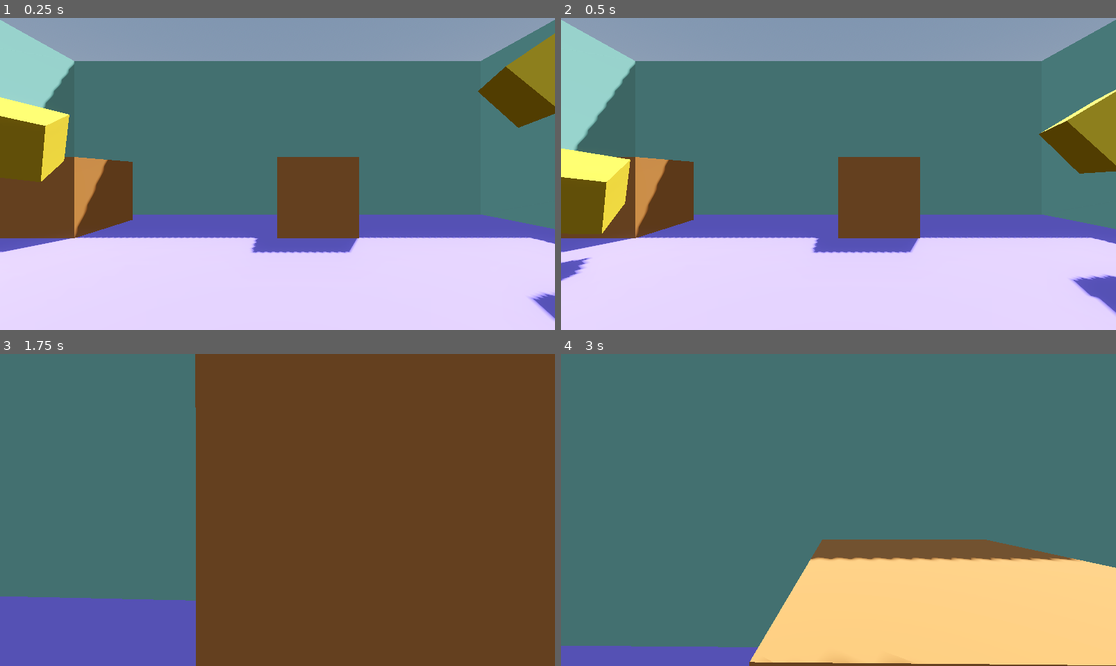
Above: before the commit, frames 1-4 (two rows, left to right).
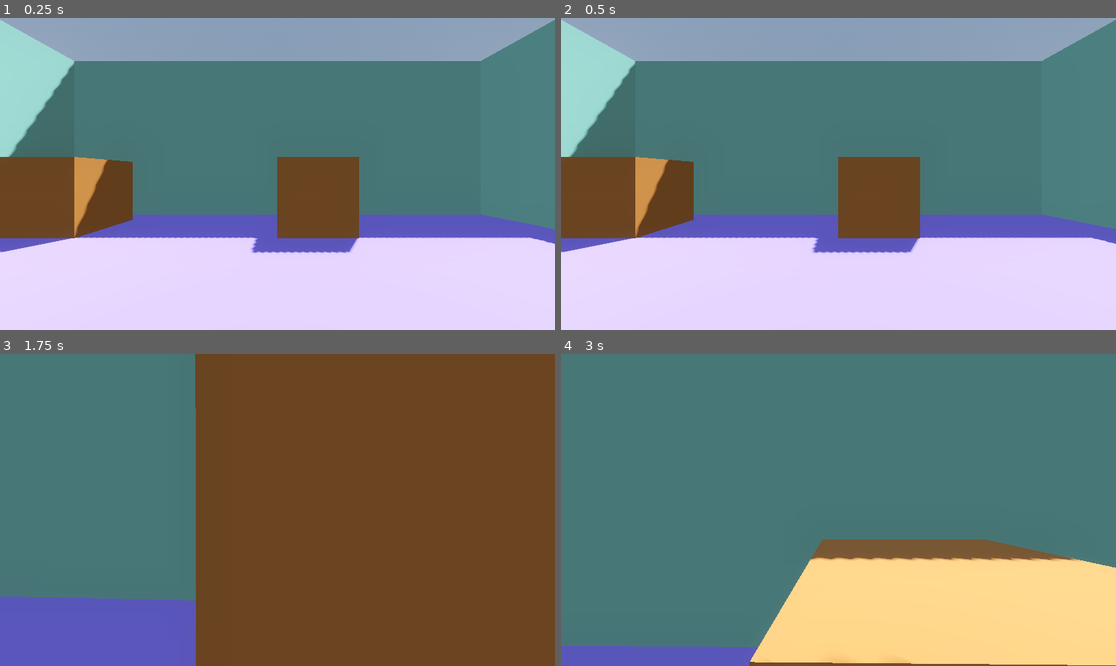
Above: after the commit, the same moments.

Repository: Tayacan/GameOff2023
Game: Godot game, scene res://scenes/playground.tscn
Two runs of this game, one before a commit and one after it. Both use one fixed random seed, a clock stepped at 60 frames per second and the inputs below.
Inputs (mouse positions are in pixels of both pictures, inside the frame that each line leads up to):
- Up to frame 1 (0.25 s): no input
- Up to frame 2 (0.5 s): no input
- Up to frame 3 (1.75 s): move the mouse to (305, 510) at 0.52 s; hold W (move_forward) from 0.53 s (still down); click (305, 510) at 0.6 s; tap Space (jump) at 0.77, 1.52 s; move the mouse to (249, 510) at 1.27 s; click (249, 510) at 1.35 s
- Up to frame 4 (3 s): keep holding W (move_forward); tap Enter at 2 s; move the mouse to (849, 503) at 2.02 s; click (849, 503) at 2.1 s; tap Space (jump) at 2.75 s; move the mouse to (832, 516) at 2.77 s; click (832, 516) at 2.85 s

The runs differ from the first frame. In frame 1, 4.9% of the frame differs, in the area x 0-100%, y 4-98%; in frame 2, 4.6%; in frame 3, less than 0.1%; in frame 4, less than 0.1%.

Commit message:
Looking at objects and clicking on them

Diff:
--- a/boxes/box.tscn
+++ b/boxes/box.tscn
@@ -1,25 +1,20 @@
-[gd_scene load_steps=5 format=3 uid="uid://dranormtiujx8"]
+[gd_scene load_steps=4 format=3 uid="uid://ijgj4cyrxngg"]
 
 [ext_resource type="Material" uid="uid://pnj0vkkry7d0" path="res://materials/yellow.tres" id="1_861mp"]
 
-[sub_resource type="PhysicsMaterial" id="PhysicsMaterial_y8gjn"]
-friction = 0.9
-rough = true
+[sub_resource type="BoxMesh" id="BoxMesh_rvsql"]
+size = Vector3(2, 2, 2)
 
-[sub_resource type="BoxShape3D" id="BoxShape3D_i23eb"]
+[sub_resource type="BoxShape3D" id="BoxShape3D_qrk3p"]
+size = Vector3(2, 2, 2)
 
-[sub_resource type="BoxMesh" id="BoxMesh_skvu0"]
+[node name="Box" type="AnimatableBody3D"]
 
-[node name="Box" type="RigidBody3D"]
-transform = Transform3D(0.745243, -0.433543, 0.50661, 0.666793, 0.484551, -0.566214, 2.98023e-08, 0.759771, 0.650191, 0, 0, 0)
-mass = 2.5
-physics_material_override = SubResource("PhysicsMaterial_y8gjn")
-max_contacts_reported = 5
+[node name="MeshInstance3D" type="MeshInstance3D" parent="."]
+transform = Transform3D(1, 0, 0, 0, 1, 0, 0, 0, 1, 0, 1, 0)
+mesh = SubResource("BoxMesh_rvsql")
+surface_material_override/0 = ExtResource("1_861mp")
 
 [node name="CollisionShape3D" type="CollisionShape3D" parent="."]
-shape = SubResource("BoxShape3D_i23eb")
-
-[node name="MeshInstance3D" type="MeshInstance3D" parent="."]
-material_override = ExtResource("1_861mp")
-mesh = SubResource("BoxMesh_skvu0")
-skeleton = NodePath("../..")
+transform = Transform3D(1, 0, 0, 0, 1, 0, 0, 0, 1, 0, 1, 0)
+shape = SubResource("BoxShape3D_qrk3p")
--- /dev/null
+++ b/boxes/box_physics.tscn
@@ -0,0 +1,25 @@
+[gd_scene load_steps=5 format=3 uid="uid://dranormtiujx8"]
+
+[ext_resource type="Material" uid="uid://pnj0vkkry7d0" path="res://materials/yellow.tres" id="1_861mp"]
+
+[sub_resource type="PhysicsMaterial" id="PhysicsMaterial_y8gjn"]
+friction = 0.9
+rough = true
+
+[sub_resource type="BoxShape3D" id="BoxShape3D_i23eb"]
+
+[sub_resource type="BoxMesh" id="BoxMesh_skvu0"]
+
+[node name="Box" type="RigidBody3D"]
+transform = Transform3D(0.745243, -0.433543, 0.50661, 0.666793, 0.484551, -0.566214, 2.98023e-08, 0.759771, 0.650191, 0, 0, 0)
+mass = 2.5
+physics_material_override = SubResource("PhysicsMaterial_y8gjn")
+max_contacts_reported = 5
+
+[node name="CollisionShape3D" type="CollisionShape3D" parent="."]
+shape = SubResource("BoxShape3D_i23eb")
+
+[node name="MeshInstance3D" type="MeshInstance3D" parent="."]
+material_override = ExtResource("1_861mp")
+mesh = SubResource("BoxMesh_skvu0")
+skeleton = NodePath("../..")
--- /dev/null
+++ b/player/LookRay.gd
@@ -0,0 +1,44 @@
+extends RayCast3D
+
+signal started_looking_at_item(body: PhysicsBody3D)
+signal stopped_looking_at_item(body: PhysicsBody3D)
+
+var looking_at: PhysicsBody3D = null
+
+# Called every frame. 'delta' is the elapsed time since the previous frame.
+func _process(_delta):
+	var obj = get_collider()
+	if obj is PhysicsBody3D:
+		if obj != looking_at:
+			if looking_at != null:
+				stopped_looking_at_item.emit(looking_at)
+			looking_at = obj
+			started_looking_at_item.emit(looking_at)
+	else:
+		if looking_at != null:
+			stopped_looking_at_item.emit(looking_at)
+			looking_at = null
+
+func highlight(body: GeometryInstance3D):
+	var material : Material = StandardMaterial3D.new()
+	material.transparency = BaseMaterial3D.TRANSPARENCY_ALPHA
+	material.albedo_color = Color(1, 1, 1, 0.2)
+	material.emission_enabled = true
+	material.emission = Color(0.2, 0.2, 0.8)
+
+	body.material_overlay = material
+
+func remove_highlight(body: GeometryInstance3D):
+	body.material_overlay = null
+
+
+func _on_started_looking_at_item(body):
+	for child in body.get_children():
+		if child is GeometryInstance3D:
+			highlight(child)
+
+
+func _on_stopped_looking_at_item(body):
+	for child in body.get_children():
+		if child is GeometryInstance3D:
+			remove_highlight(child)
--- a/player/PlayerController.gd
+++ b/player/PlayerController.gd
@@ -16,20 +16,12 @@
 # Get the gravity from the project settings to be synced with RigidBody nodes.
 var gravity = ProjectSettings.get_setting("physics/3d/default_gravity")
 
-func _ready():
-	Input.mouse_mode = Input.MOUSE_MODE_CAPTURED
 
 func _unhandled_input(event):
-	if event is InputEventMouseButton:
-		Input.mouse_mode = Input.MOUSE_MODE_CAPTURED
-	elif event is InputEventMouseMotion:
+	if event is InputEventMouseMotion:
 		mouse_move = event.relative
 
 func _physics_process(delta):
-	# Mouse mode
-	if Input.is_action_just_pressed("ui_cancel"):
-		Input.mouse_mode = Input.MOUSE_MODE_VISIBLE
-
 	# Camera rotation
 	camera_rotation(mouse_move, delta)
 	mouse_move.x = 0
@@ -52,7 +44,7 @@
 	else:
 		current_speed = SPEED
 
-	var position = transform.origin
+	var current_position = transform.origin
 	if is_on_floor():
 		velocity.x = direction.x * current_speed
 		velocity.z = direction.z * current_speed
@@ -61,7 +53,7 @@
 		velocity.z = lerp(velocity.z, direction.z * current_speed, delta * 2)
 
 	move_and_slide()
-	push(transform.origin - position)
+	push(transform.origin - current_position)
 
 	push_rbs()
 
@@ -84,9 +76,8 @@
 
 func push(vel: Vector3):
 	if obj_to_push:
-		var vec_to_obj = obj_to_push.transform.origin - transform.origin
-		var d = vel.normalized().dot(vec_to_obj.normalized())
-		print_debug(d)
+		var direction_to_obj = transform.origin.direction_to(obj_to_push.transform.origin)
+		var d = vel.normalized().dot(direction_to_obj)
 		if d > 0.5:
 			obj_to_push.move_and_collide(vel)
 
--- /dev/null
+++ b/player/links.gd
@@ -0,0 +1,19 @@
+extends Node3D
+
+var obj_to_link : PhysicsBody3D = null
+
+# Called when the node enters the scene tree for the first time.
+func _ready():
+	pass # Replace with function body.
+
+# Called every frame. 'delta' is the elapsed time since the previous frame.
+func _process(delta):
+	if Input.is_action_just_pressed("link") and obj_to_link:
+		print_debug("Clicked on: " + str(obj_to_link))
+
+func _on_started_looking_at_item(body: PhysicsBody3D):
+	obj_to_link = body
+
+
+func _on_stopped_looking_at_item(body):
+	obj_to_link = null
--- a/player/player.tscn
+++ b/player/player.tscn
@@ -1,6 +1,8 @@
-[gd_scene load_steps=5 format=3 uid="uid://bt16jtq300lur"]
+[gd_scene load_steps=7 format=3 uid="uid://bt16jtq300lur"]
 
 [ext_resource type="Script" path="res://player/PlayerController.gd" id="1_t4f5s"]
+[ext_resource type="Script" path="res://player/LookRay.gd" id="2_j518k"]
+[ext_resource type="Script" path="res://player/links.gd" id="3_4tyvl"]
 
 [sub_resource type="CapsuleMesh" id="CapsuleMesh_wyxfp"]
 
@@ -23,6 +25,10 @@
 
 [node name="Camera3D" type="Camera3D" parent="Head"]
 
+[node name="LookRay" type="RayCast3D" parent="Head/Camera3D"]
+target_position = Vector3(0, 0, -5)
+script = ExtResource("2_j518k")
+
 [node name="PushArea" type="Area3D" parent="Head"]
 transform = Transform3D(1, 0, 0, 0, 1, 0, 0, 0, 1, 0, -0.579977, -1)
 
@@ -30,5 +36,12 @@
 transform = Transform3D(1, 0, 0, 0, 1, 0, 0, 0, 1, 0, 0, 0.5)
 shape = SubResource("BoxShape3D_4b4fj")
 
+[node name="Linker" type="Node3D" parent="."]
+script = ExtResource("3_4tyvl")
+
+[connection signal="started_looking_at_item" from="Head/Camera3D/LookRay" to="Head/Camera3D/LookRay" method="_on_started_looking_at_item"]
+[connection signal="started_looking_at_item" from="Head/Camera3D/LookRay" to="Linker" method="_on_started_looking_at_item"]
+[connection signal="stopped_looking_at_item" from="Head/Camera3D/LookRay" to="Head/Camera3D/LookRay" method="_on_stopped_looking_at_item"]
+[connection signal="stopped_looking_at_item" from="Head/Camera3D/LookRay" to="Linker" method="_on_stopped_looking_at_item"]
 [connection signal="body_entered" from="Head/PushArea" to="." method="_on_body_entered_push_area"]
 [connection signal="body_exited" from="Head/PushArea" to="." method="_on_body_exited_push_area"]
--- a/project.godot
+++ b/project.godot
@@ -46,3 +46,8 @@
 "events": [Object(InputEventKey,"resource_local_to_scene":false,"resource_name":"","device":-1,"window_id":0,"alt_pressed":false,"shift_pressed":false,"ctrl_pressed":false,"meta_pressed":false,"pressed":false,"keycode":0,"physical_keycode":32,"key_label":0,"unicode":32,"echo":false,"script":null)
 ]
 }
+link={
+"deadzone": 0.5,
+"events": [Object(InputEventMouseButton,"resource_local_to_scene":false,"resource_name":"","device":-1,"window_id":0,"alt_pressed":false,"shift_pressed":false,"ctrl_pressed":false,"meta_pressed":false,"button_mask":1,"position":Vector2(175, 12),"global_position":Vector2(179, 55),"factor":1.0,"button_index":1,"canceled":false,"pressed":true,"double_click":false,"script":null)
+]
+}
--- /dev/null
+++ b/scenes/GameControl.gd
@@ -0,0 +1,15 @@
+extends Node3D
+
+
+func _ready():
+	Input.mouse_mode = Input.MOUSE_MODE_CAPTURED
+
+func _unhandled_input(event):
+	if event is InputEventMouseButton:
+		Input.mouse_mode = Input.MOUSE_MODE_CAPTURED
+
+# Called every frame. 'delta' is the elapsed time since the previous frame.
+func _process(delta):
+	# Mouse mode
+	if Input.is_action_just_pressed("ui_cancel"):
+		Input.mouse_mode = Input.MOUSE_MODE_VISIBLE
--- a/scenes/playground.tscn
+++ b/scenes/playground.tscn
@@ -4,7 +4,9 @@
 [ext_resource type="Material" uid="uid://dg7xodm5ordwh" path="res://materials/purple.tres" id="2_fstnw"]
 [ext_resource type="Material" uid="uid://xnjqbca5n6vj" path="res://materials/blue_green.tres" id="2_ynlgk"]
 [ext_resource type="Material" uid="uid://c6t3ysmetu6ig" path="res://materials/orange.tres" id="3_di84c"]
-[ext_resource type="PackedScene" uid="uid://dranormtiujx8" path="res://boxes/box.tscn" id="5_fo08u"]
+[ext_resource type="PackedScene" uid="uid://dranormtiujx8" path="res://boxes/box_physics.tscn" id="5_fo08u"]
+[ext_resource type="PackedScene" uid="uid://ijgj4cyrxngg" path="res://boxes/box.tscn" id="6_7vcvm"]
+[ext_resource type="Script" path="res://scenes/GameControl.gd" id="7_joxcs"]
 
 [sub_resource type="ProceduralSkyMaterial" id="ProceduralSkyMaterial_ifgpx"]
 sky_horizon_color = Color(0.64625, 0.65575, 0.67075, 1)
@@ -18,12 +20,7 @@
 sky = SubResource("Sky_qti6a")
 tonemap_mode = 2
 glow_enabled = true
-
-[sub_resource type="BoxMesh" id="BoxMesh_rvsql"]
-size = Vector3(2, 2, 2)
-
-[sub_resource type="BoxShape3D" id="BoxShape3D_qrk3p"]
-size = Vector3(2, 2, 2)
+glow_bloom = 0.09
 
 [node name="Playground" type="Node3D"]
 
@@ -157,30 +154,19 @@
 
 [node name="Room1 boxes" type="Node3D" parent="."]
 
-[node name="Box 1" parent="Room1 boxes" instance=ExtResource("5_fo08u")]
-transform = Transform3D(0.745243, -0.433543, 0.50661, 0.57746, 0.039748, -0.815451, 0.333397, 0.900257, 0.279975, 4.54504, 3.47046, -3.44117)
+[node name="Box" parent="Room1 boxes" instance=ExtResource("5_fo08u")]
+transform = Transform3D(0.745243, -0.433543, 0.50661, 0.666793, 0.484551, -0.566214, 2.98023e-08, 0.759771, 0.650191, 2, 6, -2)
 
-[node name="Box 2" parent="Room1 boxes" instance=ExtResource("5_fo08u")]
-transform = Transform3D(0.745243, -0.433543, 0.50661, 0.666793, 0.484551, -0.566214, 2.98023e-08, 0.759771, 0.650191, 1.7312, 6.58122, 0)
-
-[node name="Box 3" parent="Room1 boxes" instance=ExtResource("5_fo08u")]
-transform = Transform3D(0.372621, 0.44121, 0.816387, 0.892329, -0.411872, -0.18469, 0.25476, 0.797306, -0.547177, -4.45496, 2.47046, -3.44117)
-
-[node name="Box 4" parent="Room1 boxes" instance=ExtResource("5_fo08u")]
-transform = Transform3D(0.372621, 0.44121, 0.816387, 0.892329, -0.411872, -0.18469, 0.25476, 0.797306, -0.547177, -1.5714, 2.47046, 2.92571)
-
-[node name="Box 5" parent="Room1 boxes" instance=ExtResource("5_fo08u")]
-transform = Transform3D(0.573328, -0.580205, -0.578496, -0.778712, -0.166334, -0.60493, 0.25476, 0.797306, -0.547177, 2.32398, 7.47045, 2.51835)
+[node name="Box2" parent="Room1 boxes" instance=ExtResource("5_fo08u")]
+transform = Transform3D(0.745243, -0.433543, 0.50661, 0.666793, 0.484551, -0.566214, 2.98023e-08, 0.759771, 0.650191, -4, 5, -2)
 
 [node name="Room2 boxes" type="Node3D" parent="."]
 
-[node name="Box" type="AnimatableBody3D" parent="Room2 boxes"]
-transform = Transform3D(1, 0, 0, 0, 1, 0, 0, 0, 1, 0, 0, 17)
+[node name="Box" parent="Room2 boxes" instance=ExtResource("6_7vcvm")]
+transform = Transform3D(1, 0, 0, 0, 1, 0, 0, 0, 1, 0, 0, 16)
 
-[node name="MeshInstance3D" type="MeshInstance3D" parent="Room2 boxes/Box"]
-transform = Transform3D(1, 0, 0, 0, 1, 0, 0, 0, 1, 0, 1, 0)
-mesh = SubResource("BoxMesh_rvsql")
+[node name="Box2" parent="Room2 boxes" instance=ExtResource("6_7vcvm")]
+transform = Transform3D(1, 0, 0, 0, 1, 0, 0, 0, 1, 0, 0, 21)
 
-[node name="CollisionShape3D" type="CollisionShape3D" parent="Room2 boxes/Box"]
-transform = Transform3D(1, 0, 0, 0, 1, 0, 0, 0, 1, 0, 1, 0)
-shape = SubResource("BoxShape3D_qrk3p")
+[node name="GameControl" type="Node3D" parent="."]
+script = ExtResource("7_joxcs")
